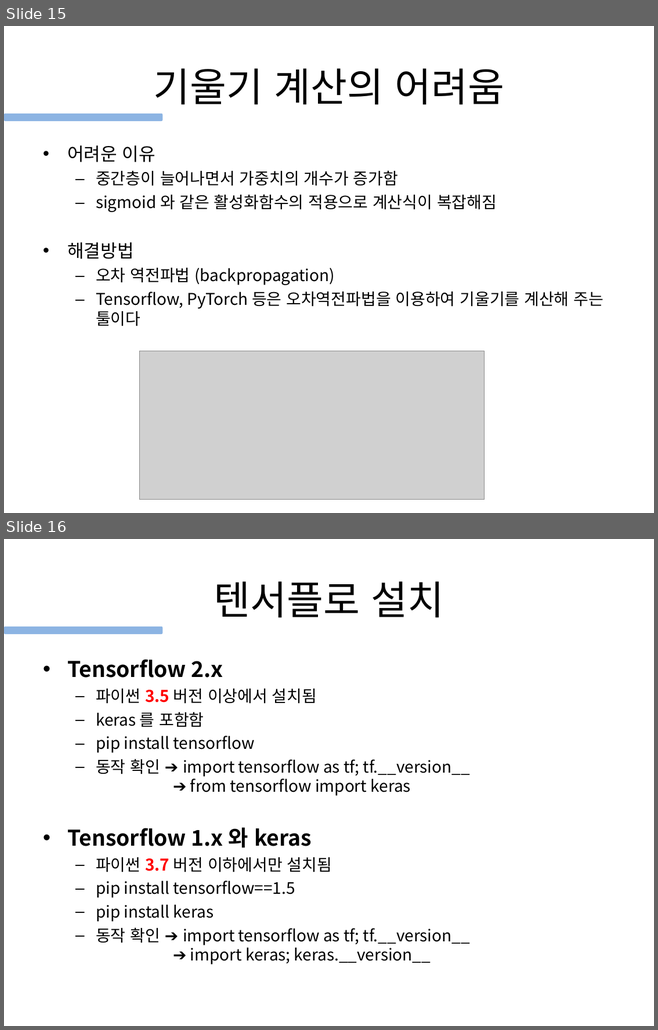
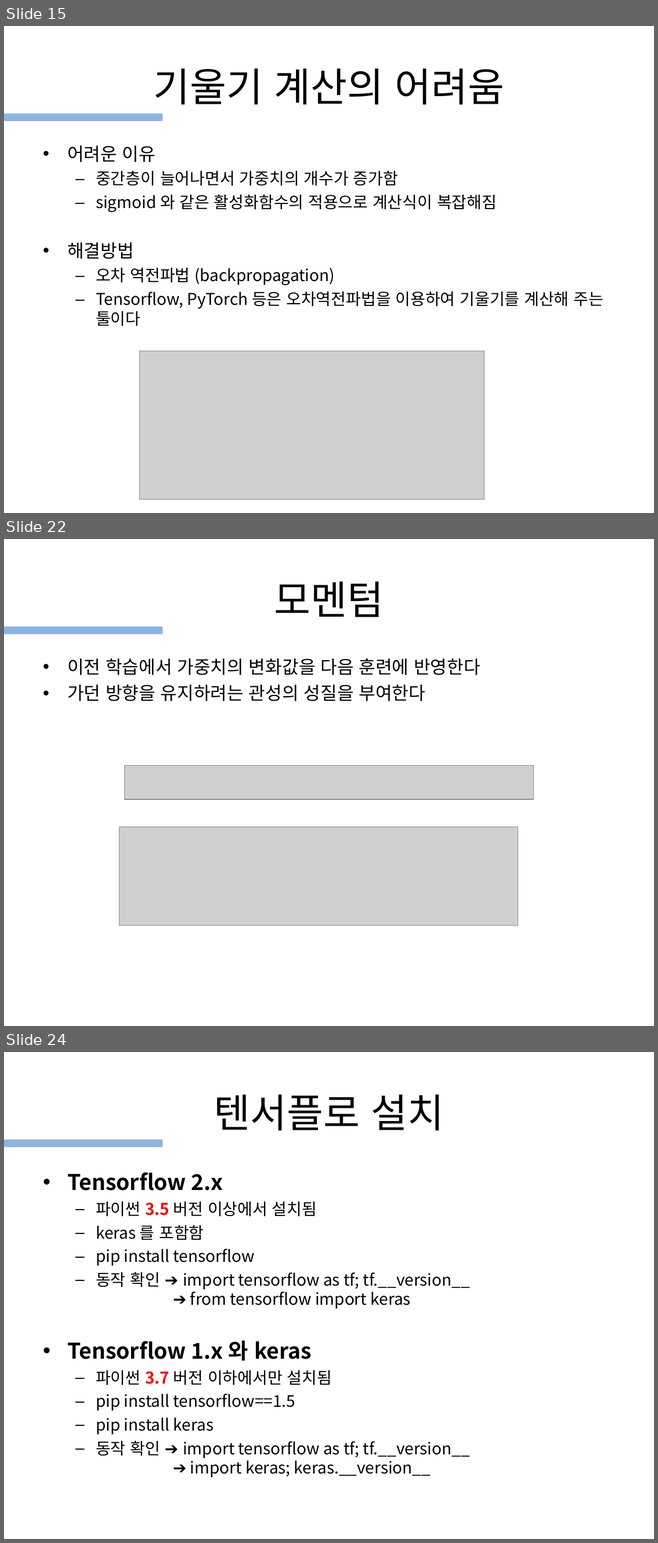
Before and after one commit to gubosd/lecture19, a slide deck: 20210705_4_신경망과딥러닝.ppt. Shown one above the other, each under a label of ours: slides 15 and 16 before the commit, slides 15, 22 and 24 after it; the slides between them are not shown. The pictures are 658x1030 and 658x1543 pixels, drawn with LibreOffice and Linux fonts; fonts in the diff are those of the drawing; grey boxes stand for pictures. Boxes give left, top, right and bottom in pixels: in the first picture for what was removed or moved away, otherwise in the second. Text is boxed around its words. In the diff, an @@ line names an element or a change of style, - is before the commit and + after.

```diff
--- a/20210705_4_신경망과딥러닝.ppt
+++ b/20210705_4_신경망과딥러닝.ppt
@@ slide 22 added at (4,539,654,1026), background #FFFFFF @@
@@ title added at (274,581,383,617), 44 pt, text #000000 @@
+모멘텀
@@ rounded rectangle added at (4,627,162,635), fill #8CB4E3 @@
@@ text added at (67,658,480,701), 20 pt, text #000000 @@
+• 이전 학습에서 가중치의 변화값을 다음 훈련에 반영한다
+• 가던 방향을 유지하려는 관성의 성질을 부여한다
@@ picture added at (124,766,534,799) @@
@@ picture added at (119,827,518,925) @@
@@ what was slide 16 is now slide 24 @@
```
Also in this commit, not shown: 1 slide changed, 7 other slides added.
